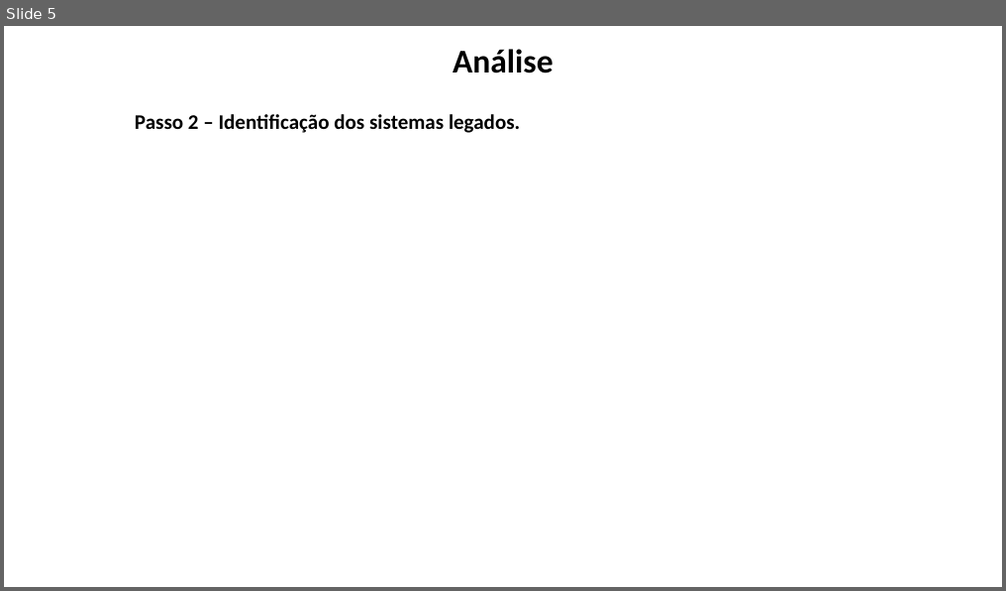
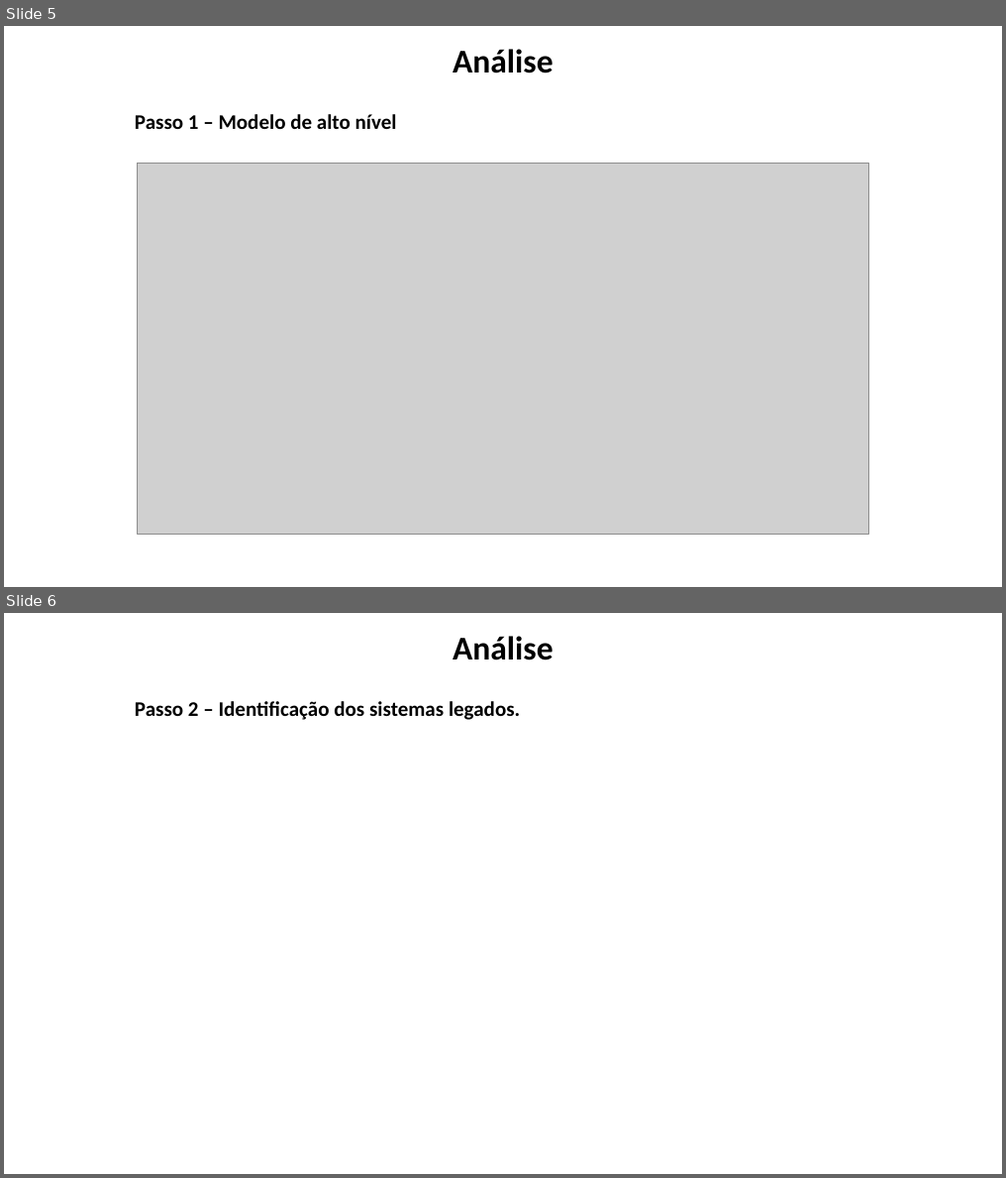
Before and after one commit to dm112-dupla/final-project, a slide deck: Trabalho 1 - DM112.pptx. Shown one above the other, each under a label of ours: slide 5 before the commit, slides 5 and 6 after it. The pictures are 1006x591 and 1006x1178 pixels, drawn with LibreOffice and Linux fonts; fonts in the diff are those of the drawing; grey boxes stand for pictures; background and template pictures are left out. Boxes give left, top, right and bottom in pixels: in the first picture for what was removed or moved away, otherwise in the second. Text is boxed around its words. In the diff, an @@ line names an element or a change of style, - is before the commit and + after.

Commit message:
Updated model

```diff
--- a/Trabalho 1 - DM112.pptx
+++ b/Trabalho 1 - DM112.pptx
@@ slide 5 added at [4,26,1002,587], background picture (left out) @@
@@ text added at [452,49,553,74], 32 pt, text #000000, bold @@
+Análise
@@ text added at [135,114,397,129], 20 pt, text #000000, bold @@
+Passo 1 – Modelo de alto nível
@@ picture added at [138,163,869,534] @@
@@ what was slide 5 is now slide 6 @@
```
Also in this commit, not shown: 1 slide changed, 1 other slide added.
